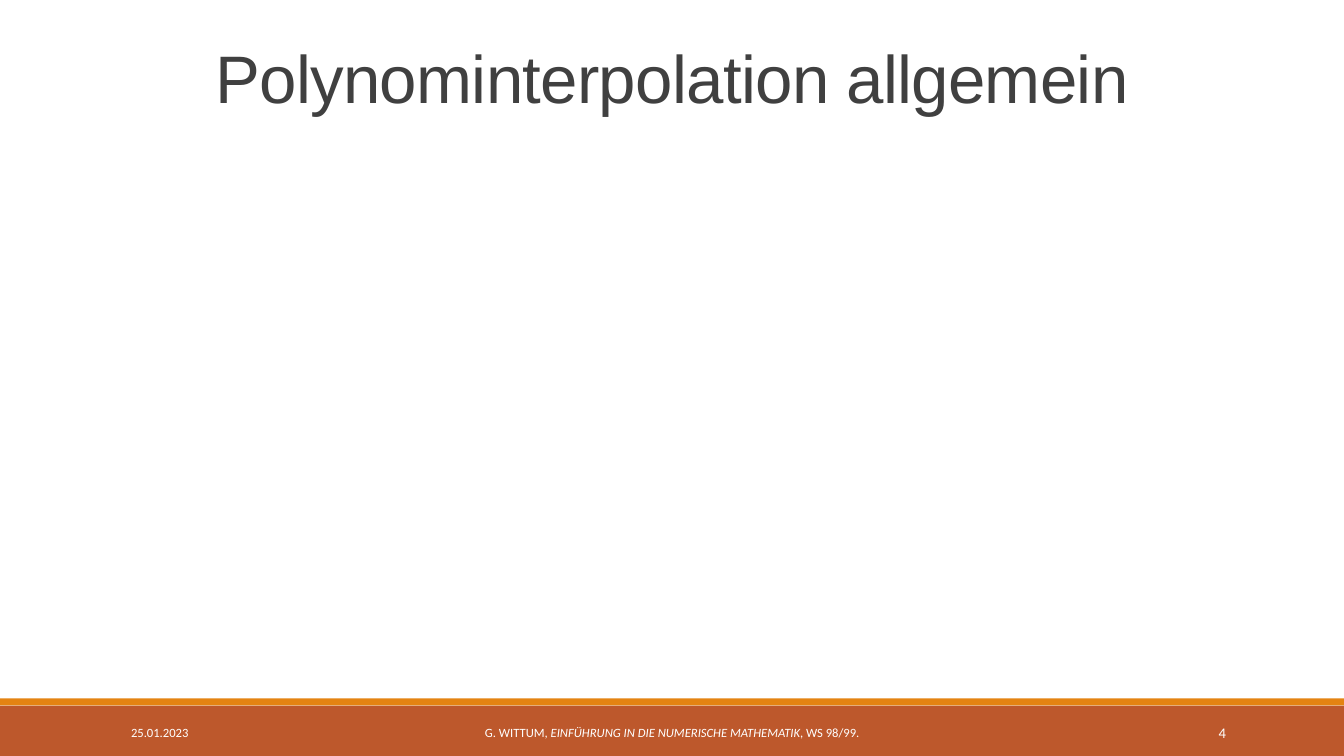
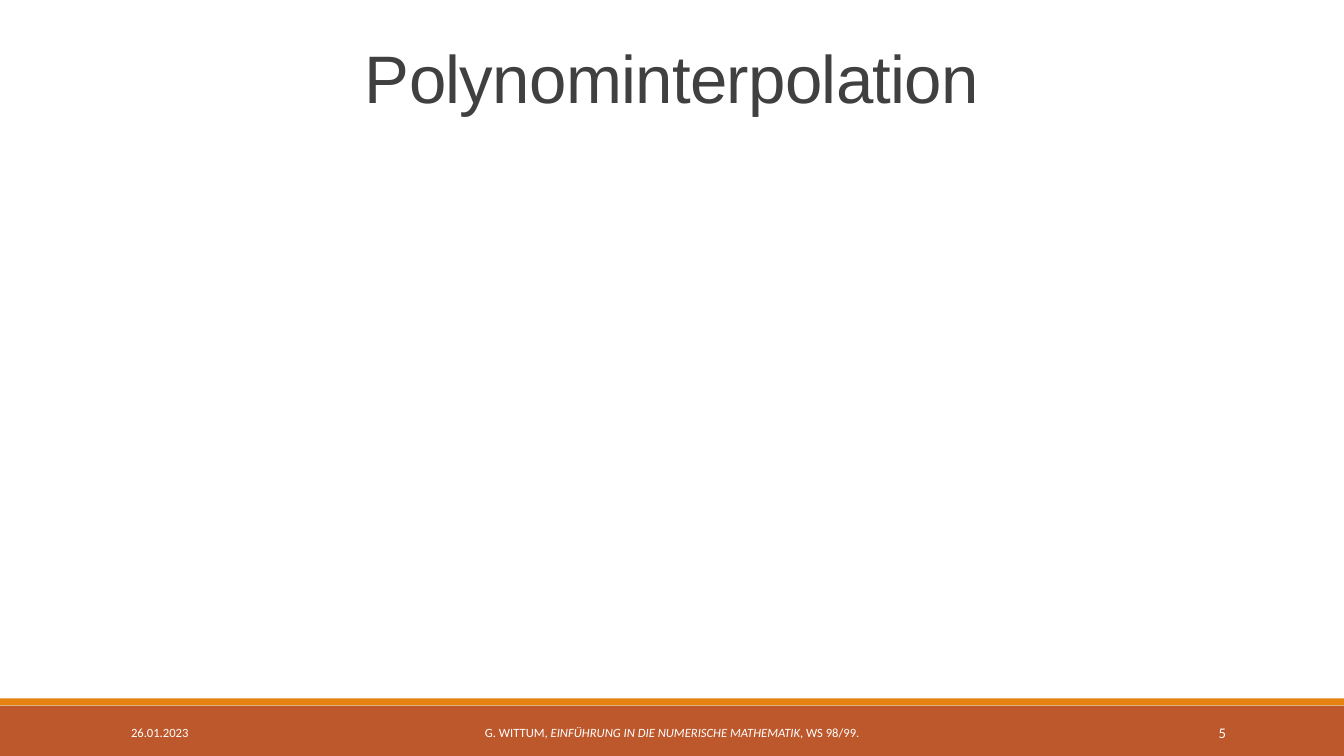
Before and after one commit to CedricBorko/Seminar-Modellierung-Polynominterpolation, a slide deck: slide 5 of Polynominterpolation.pptx (slide 4 before the commit). Drawn at 1344x756 pixels with LibreOffice and Linux fonts; fonts in the diff are those of the drawing; grey boxes stand for pictures. Boxes give left, top, right and bottom in pixels: in the first picture for what was removed or moved away, otherwise in the second. Text is boxed around its words. In the diff, an @@ line names an element or a change of style, - is before the commit and + after.

```diff
--- a/Polynominterpolation.pptx
+++ b/Polynominterpolation.pptx
@@ title at <box>365,54,979,116</box>: text changed @@
-Polynominterpolation allgemein
+Polynominterpolation
@@ text at <box>131,728,188,737</box>: text changed @@
-25.01.2023
+26.01.2023
@@ page number at <box>1219,728,1226,738</box>: text changed @@
-4
+5
```
Also in this commit, not shown: 25 other slides changed, 25 slides added, 17 other files.
